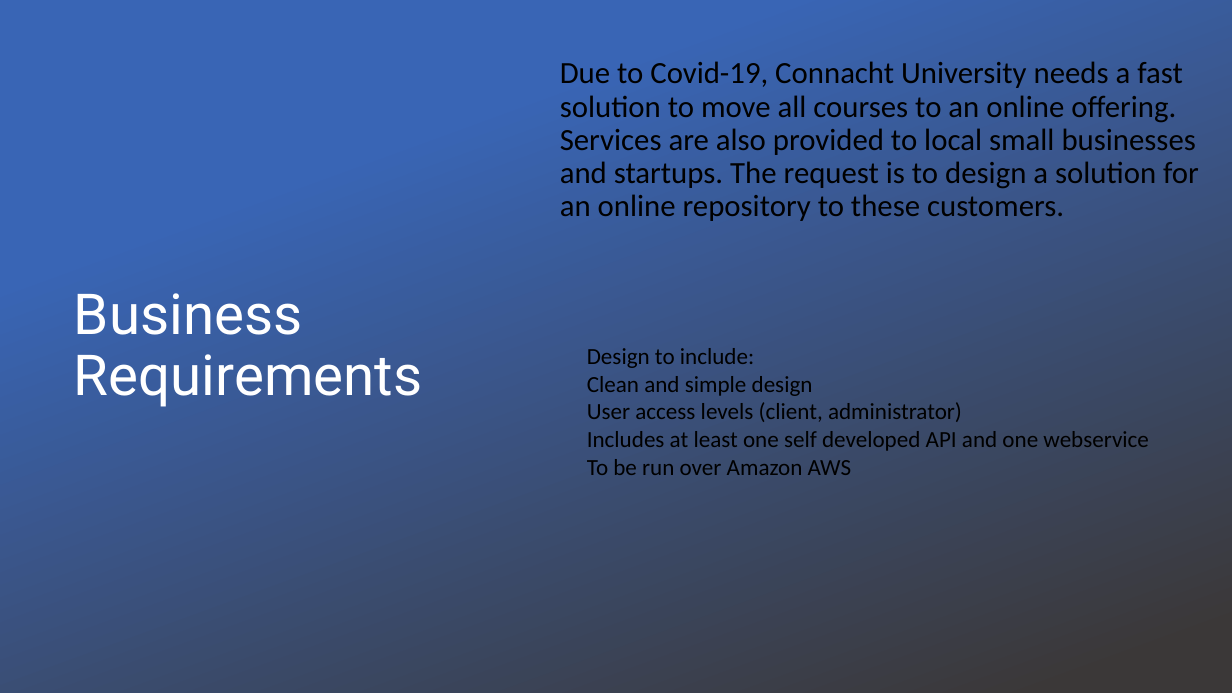
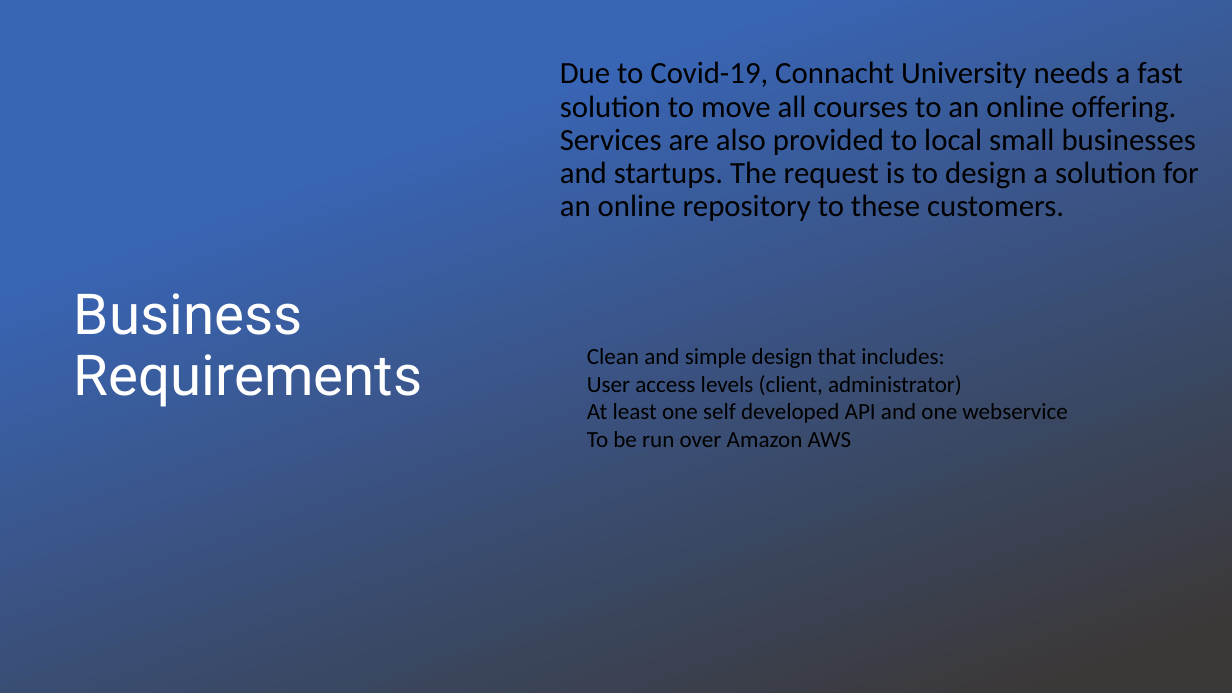
Before and after one commit to rlennon/ConnachtUni, a slide deck: slide 2 of documentation/Demonstrations/Connacht_University_TeamDC.pptx. Drawn at 1232x693 pixels with LibreOffice and Linux fonts; fonts in the diff are those of the drawing; background and template pictures are left out. Boxes give left, top, right and bottom in pixels: in the first picture for what was removed or moved away, otherwise in the second. Text is boxed around its words. In the diff, an @@ line names an element or a change of style, - is before the commit and + after.

Commit message:
Final presentation

```diff
--- a/documentation/Demonstrations/Connacht_University_TeamDC.pptx
+++ b/documentation/Demonstrations/Connacht_University_TeamDC.pptx
@@ text at [587,348,944,368]: text changed @@
-Design to include:
-Clean and simple design
+Clean and simple design that includes:
@@ text at [587,403,1068,423]: text changed @@
-Includes at least one self developed API and one webservice
+At least one self developed API and one webservice
```
Also in this commit, not shown: 1 other slide changed.
